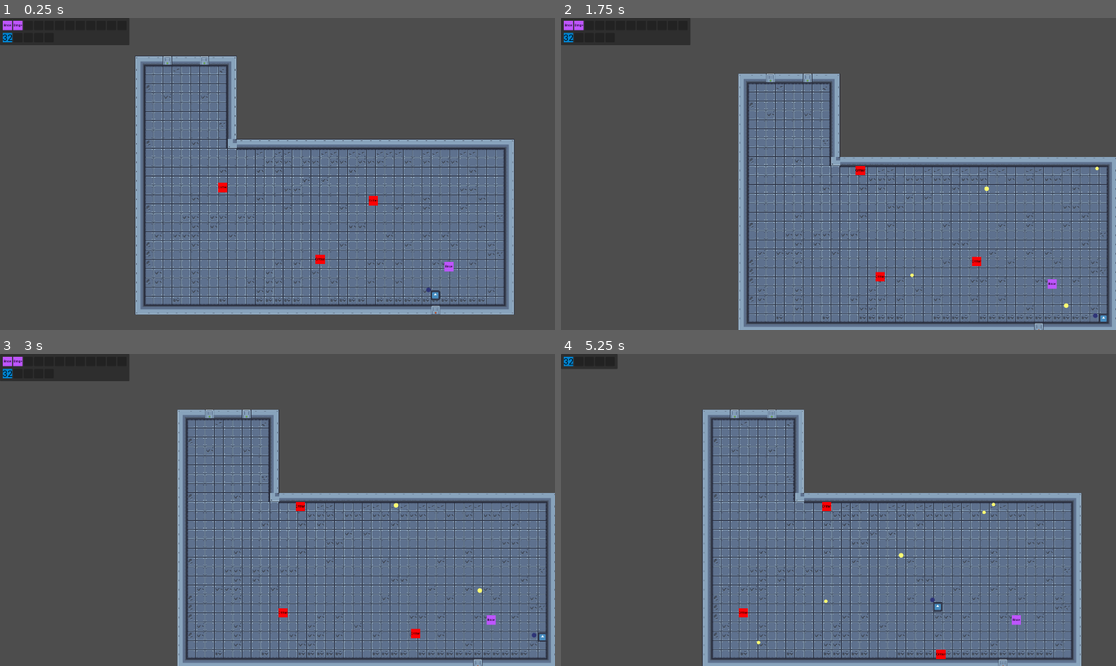
Above: before the commit, frames 1-4 (two rows, left to right).
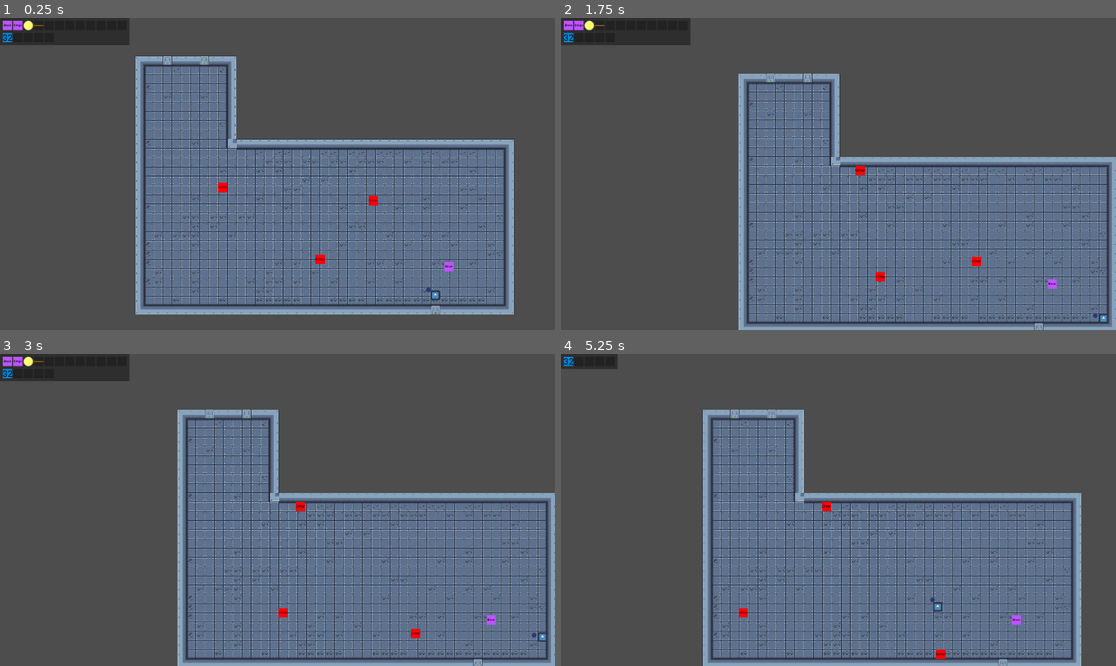
Above: after the commit, the same moments.

Repository: TMogdans/exogenesis-protocol
Game: Godot game, scene res://Level/Level_01.tscn
Two runs of this game, one before a commit and one after it. Both use one fixed random seed, a clock stepped at 60 frames per second and the inputs below. The engine's default icon, where the game draws it, is replaced by a stand-in: a white triangle on a blue panel in a dark square.
Inputs (mouse positions are in pixels of both pictures, inside the frame that each line leads up to):
- Up to frame 1 (0.25 s): no input
- Up to frame 2 (1.75 s): move the mouse to (960, 158) at 0.52 s; press the mouse at (960, 158) at 0.53 s; hold D (right) 0.53-1.28 s; move the mouse to (727, 189) at 1.27 s; release the mouse at (727, 189) at 1.28 s; hold S (down) from 1.28 s (still down); tap E (interact) at 1.35 s; click (727, 189) at 1.55 s
- Up to frame 3 (3 s): move the mouse to (333, 441) at 2.02 s; release S (down) at 2.03 s; press the mouse at (333, 441) at 2.03 s; hold D (right) 2.03-2.78 s; move the mouse to (249, 572) at 2.77 s; release the mouse at (249, 572) at 2.78 s; hold W (up) from 2.78 s (still down); click (249, 572) at 2.85 s
- Up to frame 4 (5.25 s): move the mouse to (1005, 556) at 3.52 s; release W (up) at 3.53 s; press the mouse at (1005, 556) at 3.53 s; hold A (left) 3.53-5.03 s; tap E (interact) at 3.6 s; tap Tab (inventory) at 4.15 s; move the mouse to (672, 463) at 4.27 s; release the mouse at (672, 463) at 4.28 s; click (672, 463) at 4.35 s; move the mouse to (866, 510) at 5.02 s; press the mouse at (866, 510) at 5.03 s; hold S (down) from 5.03 s (still down)

The runs differ from the first frame. In frame 1, less than 0.1% of the frame differs, in the area x 4-8%, y 0-5%; in frame 2, less than 0.1%, in the area x 4-97%, y 0-94%; in frame 3, less than 0.1%; in frame 4, less than 0.1%.

Commit message:
working inventory system

Diff:
--- a/Helper/eventBus.gd
+++ b/Helper/eventBus.gd
@@ -2,5 +2,10 @@
 
 @warning_ignore("unused_signal")
 signal item_pickedup()
+@warning_ignore("unused_signal")
 signal inventory_entered()
+@warning_ignore("unused_signal")
 signal inventory_exited()
+
+@warning_ignore("unused_signal")
+signal modifier_inserted(data: ItemData, slotNumber: int)
--- a/Inventory/Items/ItemData.gd
+++ b/Inventory/Items/ItemData.gd
@@ -1,9 +1,10 @@
 class_name ItemData
 extends Resource
 
-enum Type {WEAPON_MOD, PROJECTILE_MOD, MAIN}
+enum Type {WEAPON_MOD, PROJECTILE_MOD, PROJECTILE, MAIN}
 
 @export var type: Type
 @export var name: String
-@export_multiline var description: String
+@export var description: String
 @export var texture: Texture2D
+@export var scriptPath: String
--- a/Inventory/Items/ModBounce.tres
+++ b/Inventory/Items/ModBounce.tres
@@ -9,3 +9,4 @@
 name = "Bouncer"
 description = "BOUNCER_DSCR"
 texture = ExtResource("2_v3sbw")
+scriptPath = "res://Modifications/Bounce.gd"
--- a/Inventory/Items/ModDamageUp.tres
+++ b/Inventory/Items/ModDamageUp.tres
@@ -9,3 +9,4 @@
 name = "Damage Up"
 description = "DAMAGE_UP_DSCR"
 texture = ExtResource("2_0ms8u")
+scriptPath = "res://Modifications/DamageIncrease.gd"
--- /dev/null
+++ b/Inventory/Items/ModRapid.tres
@@ -0,0 +1,12 @@
+[gd_resource type="Resource" script_class="ItemData" load_steps=3 format=3 uid="uid://yfof4d35aqj3"]
+
+[ext_resource type="Script" path="res://Inventory/Items/ItemData.gd" id="1_3vjsc"]
+[ext_resource type="Texture2D" uid="uid://c06tuejtxuvmc" path="res://Modifications/speed.png" id="2_d17av"]
+
+[resource]
+script = ExtResource("1_3vjsc")
+type = 0
+name = "Rapid"
+description = "RAPID_DSCR"
+texture = ExtResource("2_d17av")
+scriptPath = "res://Modifications/Rapid.gd"
--- /dev/null
+++ b/Inventory/Items/ModSplit.tres
@@ -0,0 +1,12 @@
+[gd_resource type="Resource" script_class="ItemData" load_steps=3 format=3 uid="uid://4wlkbh61rcid"]
+
+[ext_resource type="Script" path="res://Inventory/Items/ItemData.gd" id="1_r28jk"]
+[ext_resource type="Texture2D" uid="uid://7g37h6h18bq7" path="res://Modifications/split.png" id="2_dfthu"]
+
+[resource]
+script = ExtResource("1_r28jk")
+type = 0
+name = "Splitter"
+description = "SPLITTER_DSCR"
+texture = ExtResource("2_dfthu")
+scriptPath = "res://Modifications/Split.gd"
--- /dev/null
+++ b/Inventory/Items/ProjBullet.tres
@@ -0,0 +1,12 @@
+[gd_resource type="Resource" script_class="ItemData" load_steps=3 format=3 uid="uid://d3lpsf80i17pe"]
+
+[ext_resource type="Script" path="res://Inventory/Items/ItemData.gd" id="1_ibf0y"]
+[ext_resource type="Texture2D" uid="uid://5ykao6wntmvl" path="res://Projectiles/Bullet/bullet.png" id="2_dyuil"]
+
+[resource]
+script = ExtResource("1_ibf0y")
+type = 2
+name = "Bullet"
+description = "BULLET_DESCR"
+texture = ExtResource("2_dyuil")
+scriptPath = "res://Projectiles/Bullet/Bullet.gd"
--- /dev/null
+++ b/Inventory/Items/ProjLaser.tres
@@ -0,0 +1,12 @@
+[gd_resource type="Resource" script_class="ItemData" load_steps=3 format=3 uid="uid://4walns05mm8r"]
+
+[ext_resource type="Script" path="res://Inventory/Items/ItemData.gd" id="1_aglv3"]
+[ext_resource type="Texture2D" uid="uid://c4yle7w2jnsky" path="res://Projectiles/Laser/laser.png" id="2_u3tkl"]
+
+[resource]
+script = ExtResource("1_aglv3")
+type = 2
+name = "Laser"
+description = "LASER_DESCR"
+texture = ExtResource("2_u3tkl")
+scriptPath = "res://Projectiles/Laser/Laser.gd"
--- /dev/null
+++ b/Inventory/WeaponSlot.gd
@@ -0,0 +1,33 @@
+class_name WeaponSlot
+extends PanelContainer
+
+@export var type: ItemData.Type
+var slotNumber: int = -1
+
+func init(itemType: ItemData.Type, minimum_size: Vector2, slot_number: int) -> void:
+	type = itemType
+	custom_minimum_size = minimum_size
+	slotNumber = slot_number
+
+func _can_drop_data(_at_position: Vector2, data: Variant) -> bool:
+	if data is InventoryItem:
+		if type == ItemData.Type.MAIN:
+			if get_child_count() == 0:
+				return true
+			else:
+				if type == data.get_parent().type:
+					return true
+			return get_child(0).data.type == data.data.type
+		else:
+			return data.data.type
+	return false
+
+func _drop_data(_at_position: Vector2, data: Variant) -> void:
+	if get_child_count() > 0:
+		var item := get_child(0)
+		if item == data:
+			return
+		item.reparent(data.get_parent())
+	data.reparent(self)
+
+	EventBus.emit_signal("modifier_inserted", data.data, slotNumber)
--- a/Inventory/inventory.gd
+++ b/Inventory/inventory.gd
@@ -5,7 +5,9 @@
 # for testing
 var items = [
 	"res://Inventory/Items/ModBounce.tres",
-	"res://Inventory/Items/ModDamageUp.tres"
+	"res://Inventory/Items/ModDamageUp.tres",
+	"res://Inventory/Items/ProjBullet.tres",
+	"res://Inventory/Items/ProjLaser.tres"
 ]
 
 func _ready() -> void:
@@ -47,3 +49,11 @@
 	var item := InventoryItem.new()
 	item.init(data)
 	%InventoryGrid.get_child(slot).add_child(item)
+
+
+func _on_panel_mouse_entered() -> void:
+	EventBus.emit_signal("inventory_entered")
+
+
+func _on_panel_mouse_exited() -> void:
+	EventBus.emit_signal("inventory_exited")
--- a/Inventory/inventory.tscn
+++ b/Inventory/inventory.tscn
@@ -46,3 +46,6 @@
 [node name="ModGrid" type="GridContainer" parent="Panel/MarginContainer/VBoxContainer/WeaponContainer/Weapon"]
 unique_name_in_owner = true
 layout_mode = 2
+
+[connection signal="mouse_entered" from="Panel" to="." method="_on_panel_mouse_entered"]
+[connection signal="mouse_exited" from="Panel" to="." method="_on_panel_mouse_exited"]
--- a/Inventory/weaponContainer.gd
+++ b/Inventory/weaponContainer.gd
@@ -7,6 +7,6 @@
 	%ModGrid.columns = slotCount
 
 	for i in slotCount:
-		var slot := InventorySlot.new()
-		slot.init(ItemData.Type.MAIN, Vector2(32, 32))
+		var slot := WeaponSlot.new()
+		slot.init(ItemData.Type.MAIN, Vector2(32, 32), i)
 		%ModGrid.add_child(slot)
--- a/Models/Modification.gd
+++ b/Models/Modification.gd
@@ -1,5 +1,5 @@
 class_name Modification
 extends Resource
 
-func apply(projectile: Projectile) -> void:
+func apply(_projectile: Projectile) -> void:
 	pass
--- a/Modifications/Bounce.gd
+++ b/Modifications/Bounce.gd
@@ -3,4 +3,4 @@
 
 func apply(projectile: Projectile) -> void:
 	projectile.can_bounce = true
-	projectile.bounce_count = 3
+	projectile.bounce_count += 3
--- a/Player/player.gd
+++ b/Player/player.gd
@@ -34,6 +34,6 @@
 		print_debug(body.can_interact())
 		selected_item = body.can_interact()
 
-func _on_body_exited(body: Node2D) -> void:
+func _on_body_exited(_body: Node2D) -> void:
 	interact_label.visible = false
 	selected_item = 0
--- a/Projectiles/Bullet/Bullet.gd
+++ b/Projectiles/Bullet/Bullet.gd
@@ -9,7 +9,7 @@
 var split_count: int = 0
 var direction = Vector2(1,0)
 var can_damage: int = 1
-const scene: PackedScene = preload("res://Projectiles/Bullet/bullet.tscn")
+const scene: String = "res://Projectiles/Bullet/bullet.tscn"
 
 func set_direction(dir: Vector2) -> void:
 	direction = dir.normalized()
@@ -42,8 +42,6 @@
 	else:
 		queue_free()
 
-
-
 func _handle_bounce(collision, delta) -> void:
 	var collision_normal = collision.get_normal()
 	if bounce_count > 0:
--- a/Projectiles/Laser/Laser.gd
+++ b/Projectiles/Laser/Laser.gd
@@ -4,19 +4,65 @@
 var damage: float = 3.0
 var speed: float = 1500.0
 var can_bounce: bool = false
+var bounce_count: int = 0
 var can_split: bool = false
+var split_count: int = 0
 var direction = Vector2(1,0)
-const scene: PackedScene = preload("res://Projectiles/Laser/laser.tscn")
+var can_damage: int = 1
+const scene: String = "res://Projectiles/Laser/laser.tscn"
+
+func set_direction(dir: Vector2) -> void:
+	direction = dir.normalized()
 
 func _process(delta):
-	position += direction * speed * delta
+	var motion = direction * speed * delta
 
-func _on_body_entered(body) -> void:
-	if body.is_in_group("enemies"):
-		if body.has_method("take_damage"):
-			body.take_damage(damage)
+	var collision = move_and_collide(motion)
+
+	if can_damage > 0:
+		can_damage -= 1
+		return
+	else:
+		set_collision_mask_value(3, true)
+
+	if collision:
+		_handle_collision(collision, delta)
+
+func _handle_collision(collision, delta) -> void:
+	var collider = collision.get_collider()
+
+	if collider.is_in_group("enemies"):
+		if collider.has_method("take_damage"):
+			collider.take_damage(damage)
+
+	if can_bounce and bounce_count > 0:
+		_handle_bounce(collision, delta)
+	elif can_split:
+		_handle_split()
+	else:
+		queue_free()
+
+func _handle_bounce(collision, delta) -> void:
+	var collision_normal = collision.get_normal()
+	if bounce_count > 0:
+		direction = direction.bounce(collision_normal).normalized()
+		bounce_count -= 1
+		var remaining_movement = speed * delta * direction
+		position += remaining_movement
+
+func _handle_split() -> void:
+	@warning_ignore("integer_division")
+	var angle = 360 / split_count
+	for count in split_count:
+		_create_split_laser(angle * count)
 
 	queue_free()
 
-func set_direction(dir: Vector2) -> void:
-	direction = dir.normalized()
+func _create_split_laser(angle: int) -> void:
+	var newLaser = duplicate()
+	newLaser.velocity = velocity
+	newLaser.position = position
+	newLaser.scale = Vector2(0.75, 0.75)
+	newLaser.set_collision_mask_value(3, false)
+	newLaser.set_direction(Vector2(cos(deg_to_rad(angle)), sin(deg_to_rad(angle))))
+	get_parent().add_child(newLaser)
--- a/Weapons/Weapon.gd
+++ b/Weapons/Weapon.gd
@@ -1,26 +1,24 @@
 class_name Weapon
 extends Sprite2D
 
-@export var max_slots = 10
+@export var max_slots = 4
 @export var cooldown: float = 0.5
 
 @onready var object_rotator: Node2D = $".."
 @onready var cooldownTimer: Timer = $Cooldown
 
-var slots = []
+var slots: Array
 var current_slot_index = 0
 var _can_shoot: bool = true
 var _in_inventory: bool = false
 
 func _ready() -> void:
-	slots = [
-		Split.new(),
-		Bullet.new()
-	]
+	slots.resize(max_slots)
 	cooldownTimer.wait_time = cooldown
 
 	EventBus.inventory_entered.connect(_on_inventory_entered)
 	EventBus.inventory_exited.connect(_on_inventory_exited)
+	EventBus.modifier_inserted.connect(_on_modifier_added)
 
 func _process(_delta: float) -> void:
 	get_input()
@@ -43,7 +41,7 @@
 		var item = slots[current_slot_index]
 
 		if item is Projectile:
-			var projectile = apply_modifiers_to_projectile(modifiers, item.scene.instantiate())
+			var projectile = apply_modifiers_to_projectile(modifiers, load(item.scene).instantiate())
 			var direction = Vector2(cos(object_rotator.global_rotation), sin(object_rotator.global_rotation))
 
 			projectile.transform = global_transform
@@ -76,3 +74,6 @@
 
 func _on_inventory_exited() -> void:
 	_in_inventory = false
+
+func _on_modifier_added(modifier: ItemData, slotNumber: int) -> void:
+	slots[slotNumber] = load(modifier.scriptPath).new()
